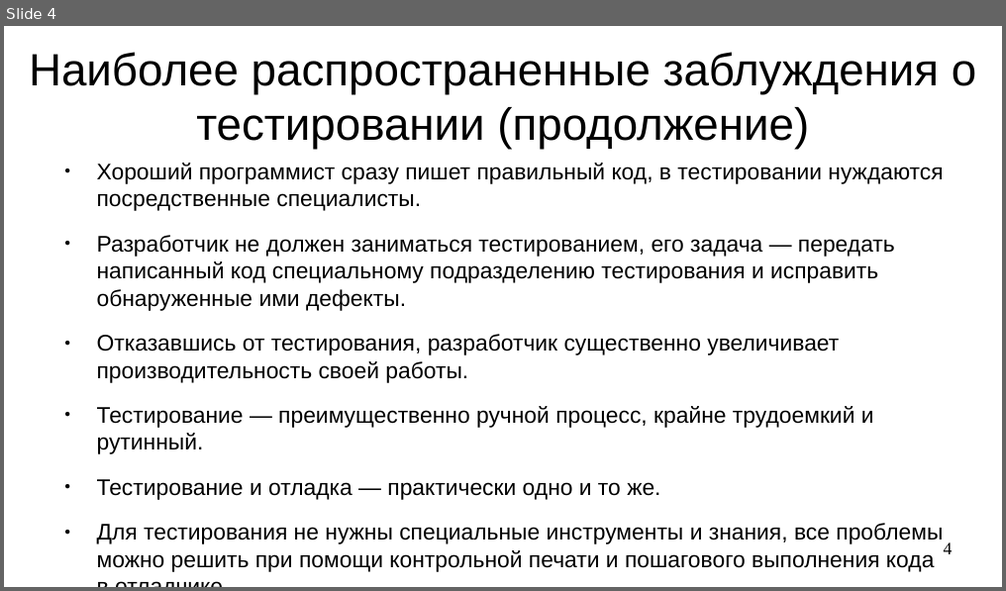
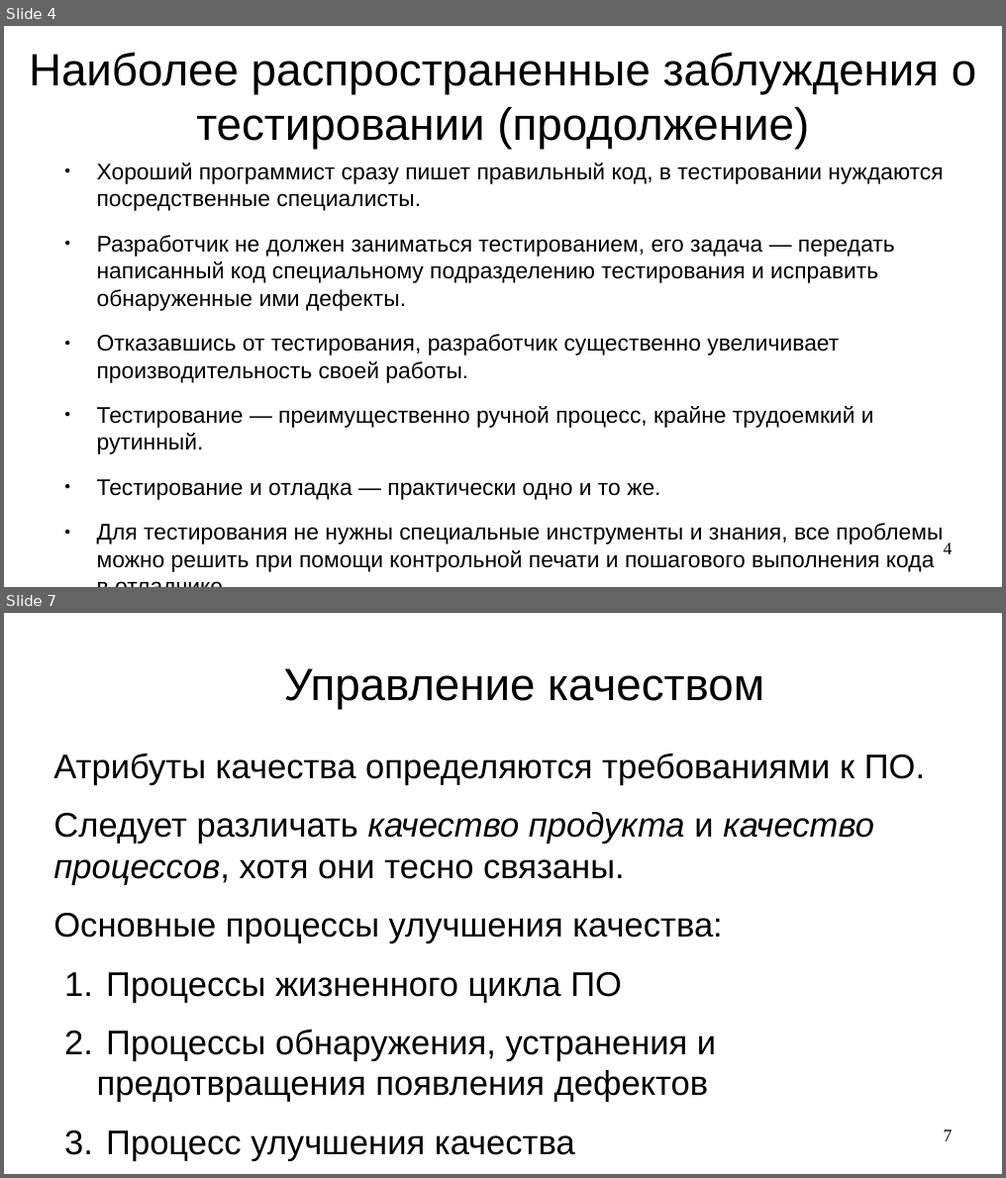
Before and after one commit to steelcraft/stud-lab, a slide deck: Лекции/CAUTTDD01#L1.odp. Shown one above the other, each under a label of ours: slide 4 before the commit, slides 4 and 7 after it; the slides between them are not shown. The pictures are 1006x591 and 1006x1178 pixels, drawn with LibreOffice and Linux fonts; fonts in the diff are those of the drawing. Boxes give left, top, right and bottom in pixels: in the first picture for what was removed or moved away, otherwise in the second. Text is boxed around its words. In the diff, an @@ line names an element or a change of style, - is before the commit and + after.

```diff
--- a/Лекции/CAUTTDD01#L1.odp
+++ b/Лекции/CAUTTDD01#L1.odp
@@ slide 7 added at [4, 613, 1002, 1174], background #FFFFFF @@
@@ title added at [284, 668, 764, 709], 36 pt, text #000000 @@
+Управление качеством
@@ text added at [54, 753, 925, 1161], 27.2 pt, text #000000 @@
+Атрибуты качества определяются требованиями к ПО.
+Следует различать качество продукта и качество процессов, хотя они тесно связаны.
+Основные процессы улучшения качества:
+1. Процессы жизненного цикла ПО
+2. Процессы обнаружения, устранения и предотвращения появления дефектов
+3. Процесс улучшения качества
@@ page number added at [944, 1130, 952, 1142], 14 pt, text #000000 @@
+7
```
Also in this commit, not shown: 2 slides changed, 6 other slides added, 2 slides removed.
